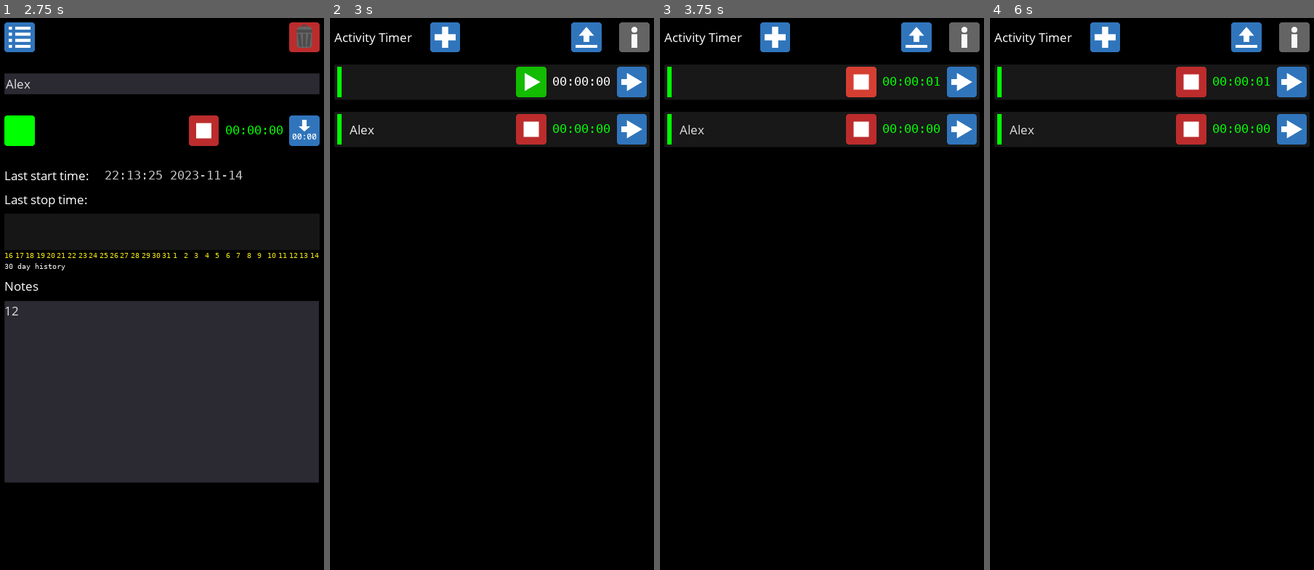
Above: before the commit, frames 1-4 (left to right).
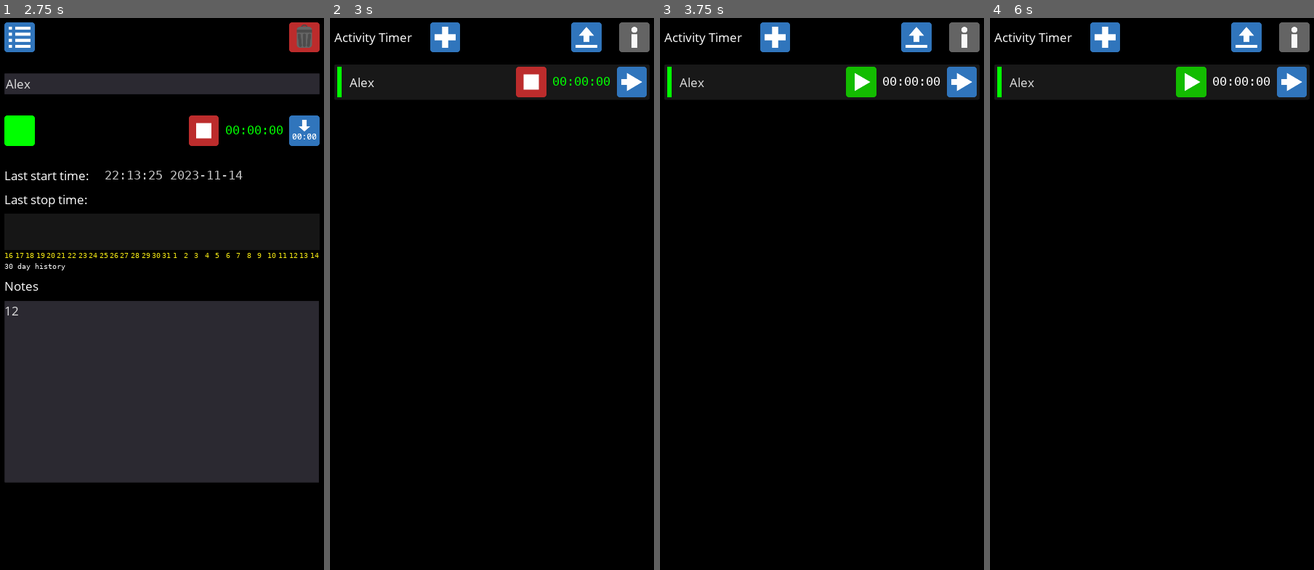
Above: after the commit, the same moments.

Repository: andrew-wilkes/godot-activity-timer
Game: Godot game, scene res://Main.tscn
Same seed, same stepped clock (60 frames per second), same inputs: the game is played once before the commit and once after it.
Inputs (mouse positions are in pixels of both pictures, inside the frame that each line leads up to):
- Up to frame 1 (2.75 s): click (116, 34) at 0.5 s; click (162, 84) at 1.27 s; type "Alex" at 1.35 s; click (162, 393) at 1.5 s; type "12" at 1.58 s; click (204, 316) at 2 s
- Up to frame 2 (3 s): click (349, 34) at 2.75 s
- Up to frame 3 (3.75 s): click (860, 84) at 3.52 s
- Up to frame 4 (6 s): click (1294, 34) at 4.25 s; click (1009, 167) at 5 s; click (1152, 34) at 5.75 s

Frame 1 is identical in both runs. In frame 2, 1.9% of the frame differs, in the area x 2-98%, y 8-23%; in frame 3, 1.9%; in frame 4, 1.9%.

Commit message:
Fix bug with build list

Diff:
--- a/src/ActivityList.gd
+++ b/src/ActivityList.gd
@@ -29,7 +29,7 @@
 func clear_list():
 	hide()
 	for idx in get_child_count():
-		if idx > 2:
+		if idx > 1:
 			get_child(idx).queue_free()
 
 
--- a/src/History.gd
+++ b/src/History.gd
@@ -42,7 +42,6 @@
 	img.create_from_data(data.size(), 1, false, Image.FORMAT_R8, data) # Only use the red component
 	var texture = ImageTexture.new()
 	texture.create_from_image(img, 0)
-	img.save_png("res://temp.png")
 	return texture
 
 
Binary file removed: src/temp.png
Not shown, removed: src/temp.png.import
